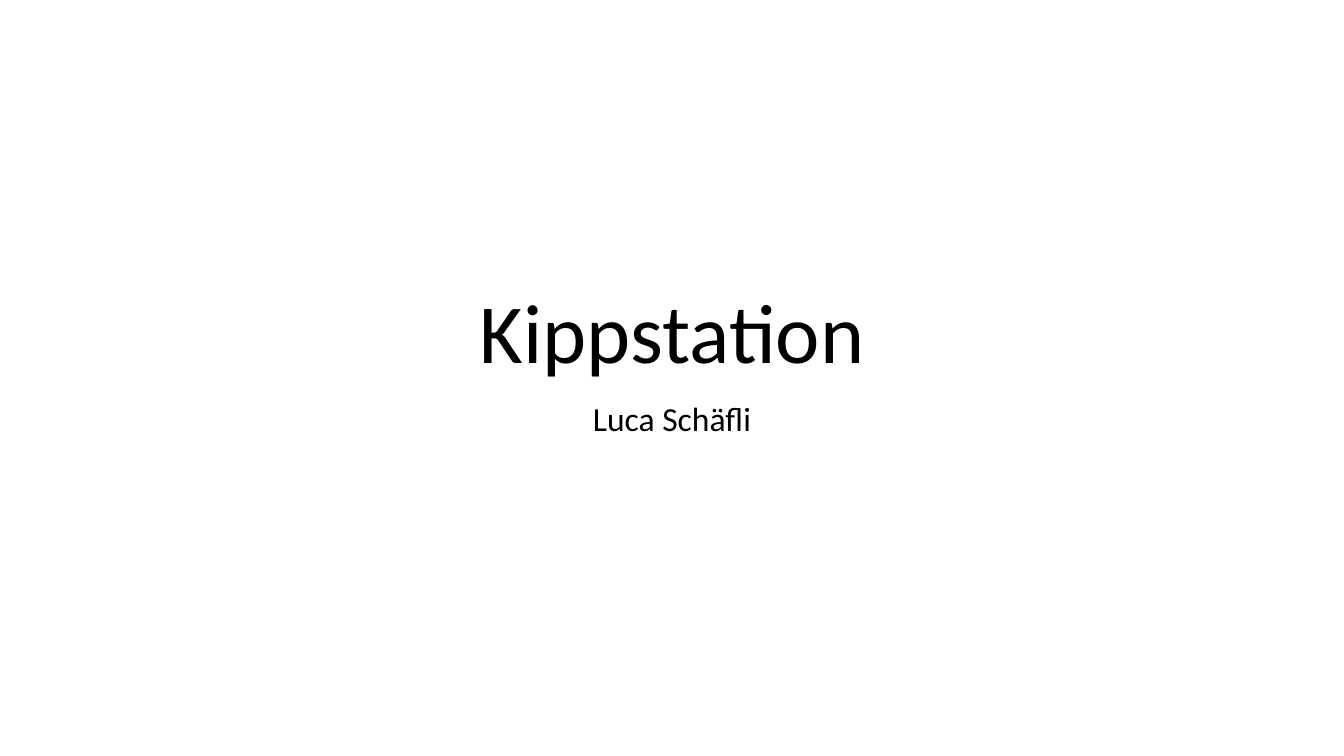
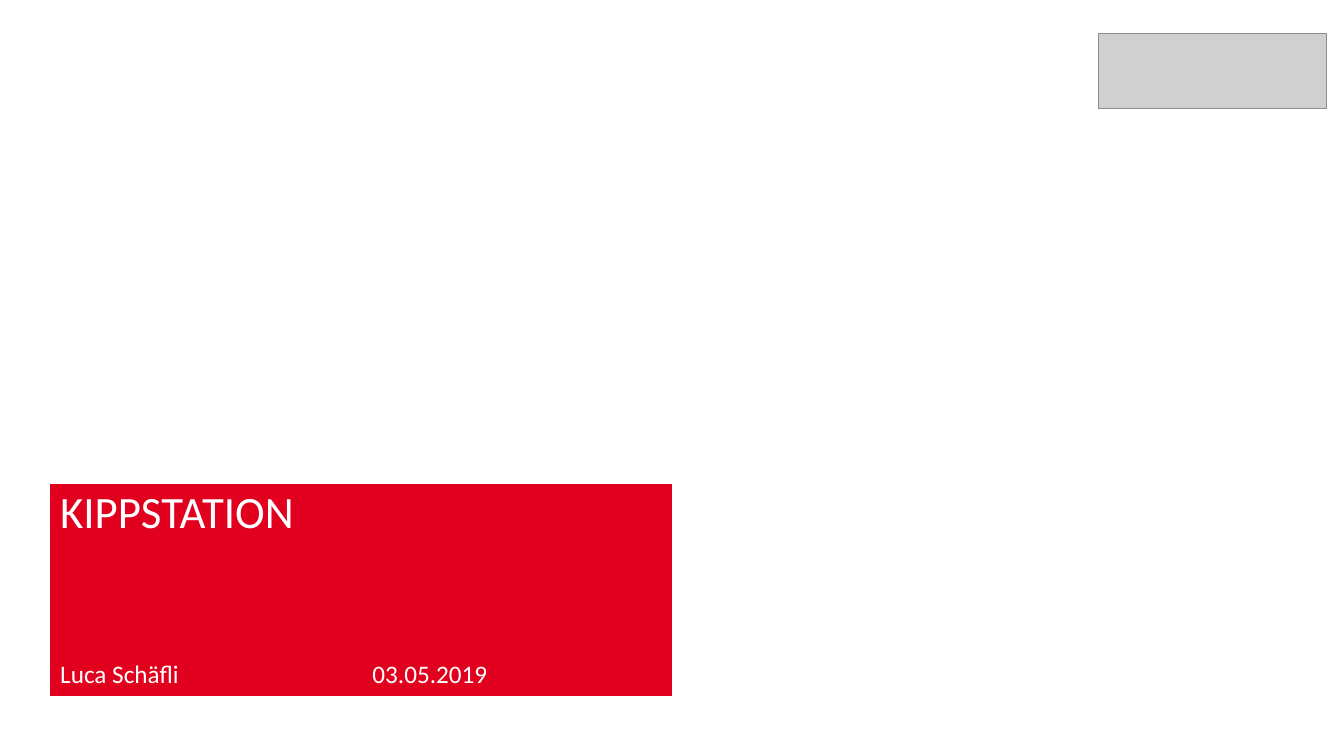
Before and after one commit to AkazeX/Schule, a slide deck: slide 1 of IPA.pptx. Drawn at 1344x756 pixels with LibreOffice and Linux fonts; fonts in the diff are those of the drawing; grey boxes stand for pictures; background and template pictures are left out. Boxes give left, top, right and bottom in pixels: in the first picture for what was removed or moved away, otherwise in the second. Text is boxed around its words. In the diff, an @@ line names an element or a change of style, - is before the commit and + after.

```diff
--- a/IPA.pptx
+++ b/IPA.pptx
@@ picture added at (1098, 34, 1326, 109) @@
@@ text "KIPPSTATION": place and size @@
-text "KIPPSTATION" at (480, 305, 864, 377)
+text "KIPPSTATION" at (50, 485, 673, 656)
@@ text "KIPPSTATION" at (50, 485, 673, 656): vertical alignment bottom to top; fill none to #E1001E; outline none to #E1001E 0.75 pt @@
@@ text at (60, 499, 293, 529): text changed; size 60 to 32 pt; text colour #000000 to #FFFFFF @@
-Kippstation
+KIPPSTATION
@@ text "Luca Schäfli": place and size @@
-text "Luca Schäfli" at (593, 407, 751, 432)
+text "Luca Schäfli" at (50, 656, 363, 696)
@@ text "Luca Schäfli" at (50, 656, 363, 696): size 24 to 18 pt, text colour #000000 to #FFFFFF; alignment centre to left; vertical alignment top to middle; fill none to #E1001E; outline none to #E1001E 0.75 pt @@
@@ text added at (363, 656, 673, 696), fill #E1001E, outline #E1001E 0.75 pt, 18 pt, text #FFFFFF @@
+03.05.2019
```
